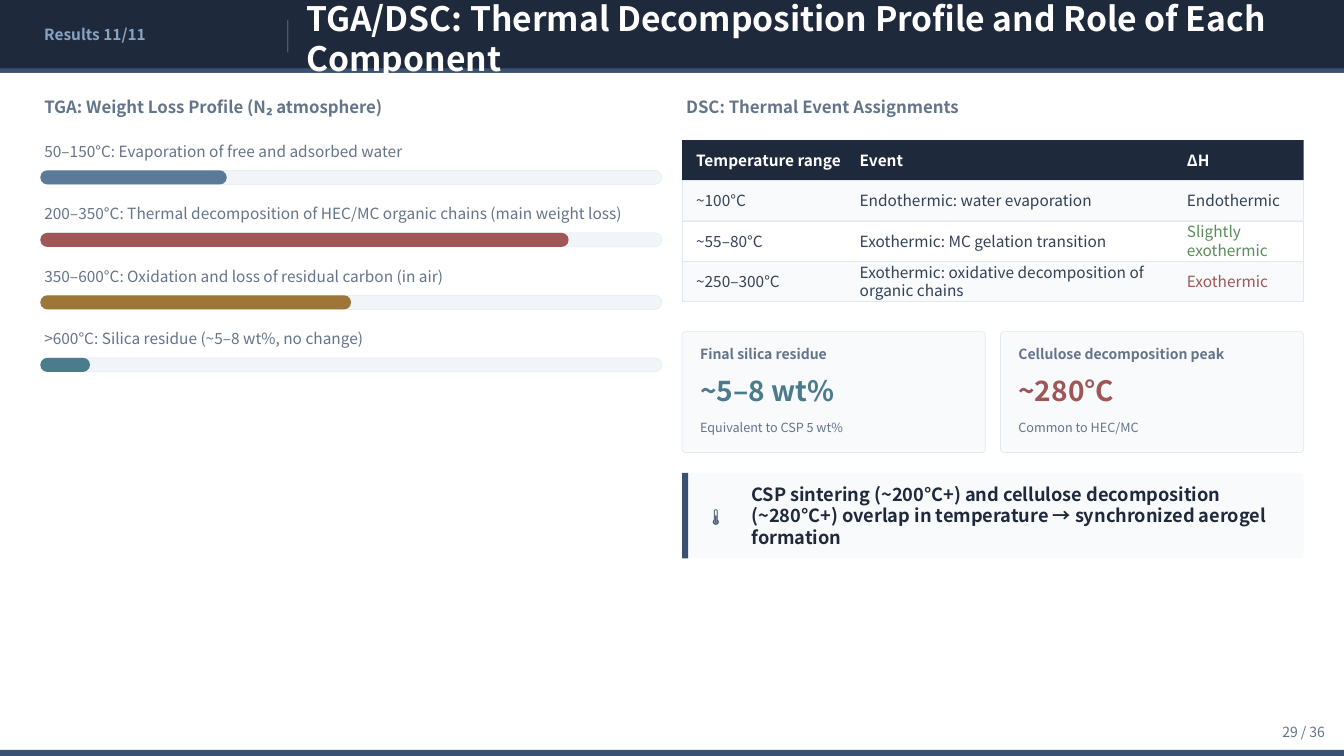
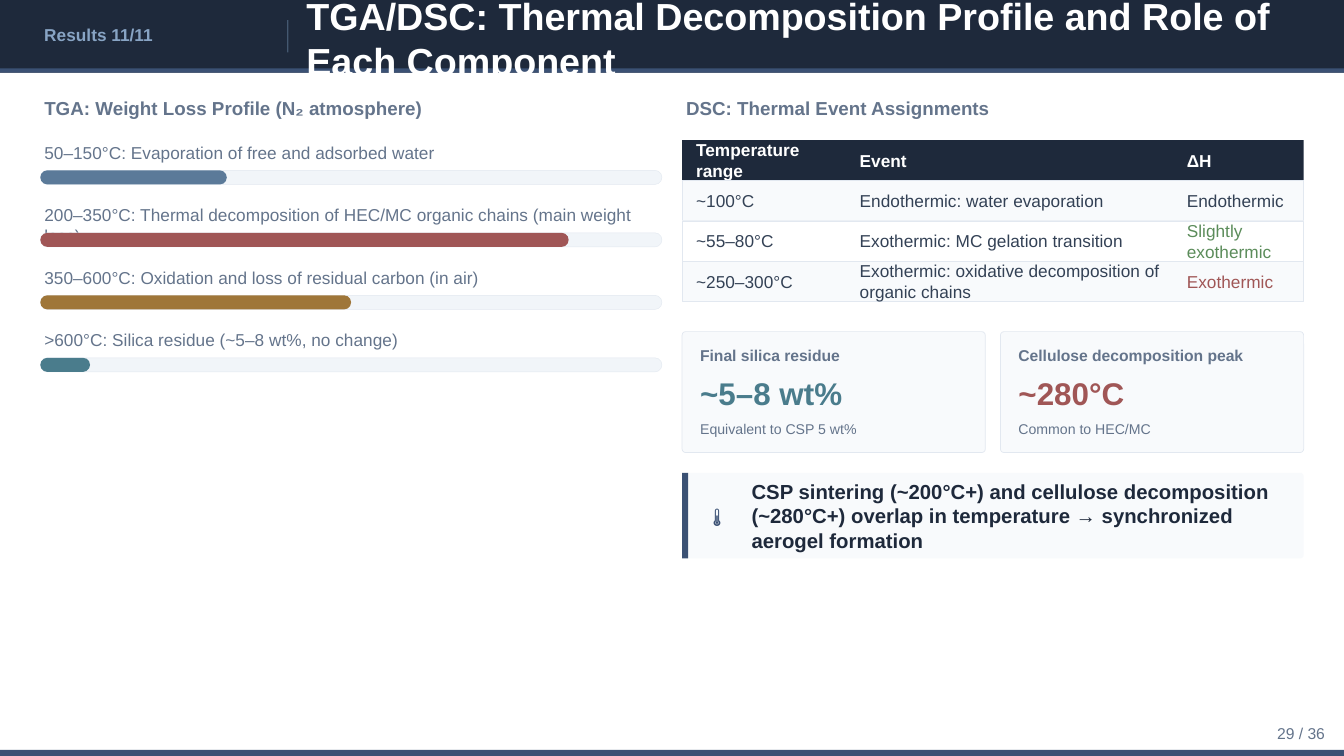
Before and after one commit to ytaisei0525-design/my-first-claude, a slide deck: slide 29 of slides_en.pptx. Drawn at 1344x756 pixels with LibreOffice and Linux fonts; fonts in the diff are those of the drawing. Boxes give left, top, right and bottom in pixels: in the first picture for what was removed or moved away, otherwise in the second. Text is boxed around its words. In the diff, an @@ line names an element or a change of style, - is before the commit and + after.

```diff
--- a/slides_en.pptx
+++ b/slides_en.pptx
@@ text "TGA/DSC: Thermal Decomposition Profile and ..." at box(306, 2, 1270, 82): size 24 to 26.9 pt, font Noto Sans CJK JP to Arial @@
@@ text "TGA: Weight Loss Profile (N₂ ..." at box(44, 101, 422, 119): size 12 to 13.4 pt, font Noto Sans CJK JP to Arial @@
@@ text "DSC: Thermal Event Assignments" at box(686, 101, 989, 119): size 12 to 13.4 pt, font Noto Sans CJK JP to Arial @@
@@ size 11 to 12.3 pt, font Noto Sans CJK JP to Arial in 17 elements at box(44, 28, 152, 42), box(44, 146, 434, 163), box(44, 208, 631, 234), box(44, 271, 478, 288), box(44, 333, 397, 350), box(696, 144, 799, 181), box(860, 155, 907, 167), box(1187, 155, 1212, 167), box(696, 195, 754, 207), box(860, 194, 1103, 211), box(1187, 194, 1284, 207), box(696, 235, 773, 247), box(860, 234, 1123, 251), box(1187, 224, 1271, 258), box(696, 276, 793, 288), box(860, 264, 1159, 302), box(1187, 275, 1273, 288) @@
@@ size 10 to 11.2 pt, font Noto Sans CJK JP to Arial in 3 elements at box(1277, 728, 1325, 739), box(700, 349, 840, 361), box(1018, 349, 1244, 364) @@
@@ text "~5–8 wt%" at box(700, 383, 842, 406): size 20 to 22.4 pt, font Noto Sans CJK JP to Arial @@
@@ text "~280°C" at box(1018, 383, 1124, 406): size 20 to 22.4 pt, font Noto Sans CJK JP to Arial @@
@@ text "Equivalent to CSP 5 wt%" at box(700, 424, 857, 437): size 9 to 10.1 pt, font Noto Sans CJK JP to Arial @@
@@ text "Common to HEC/MC" at box(1018, 424, 1151, 434): size 9 to 10.1 pt, font Noto Sans CJK JP to Arial @@
@@ text "🌡" at box(703, 473, 743, 559): size 14 to 15.7 pt, font Noto Sans CJK JP to Arial @@
@@ text "CSP sintering (~200°C+) and cellulose ..." at box(752, 484, 1268, 553): size 13 to 14.6 pt, font Noto Sans CJK JP to Arial @@
```
Also in this commit, not shown: 35 other slides changed, 1 other file.
